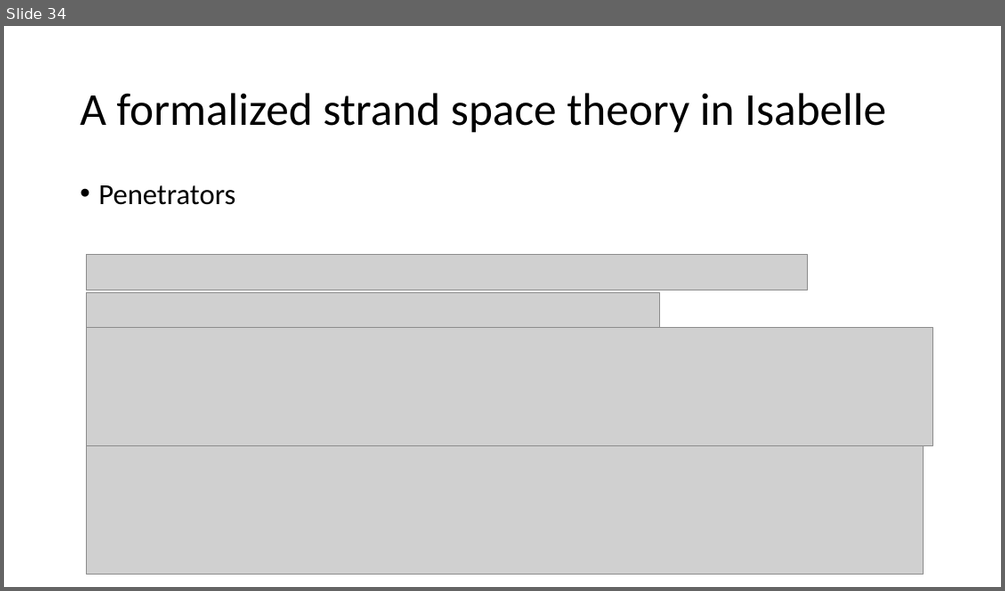
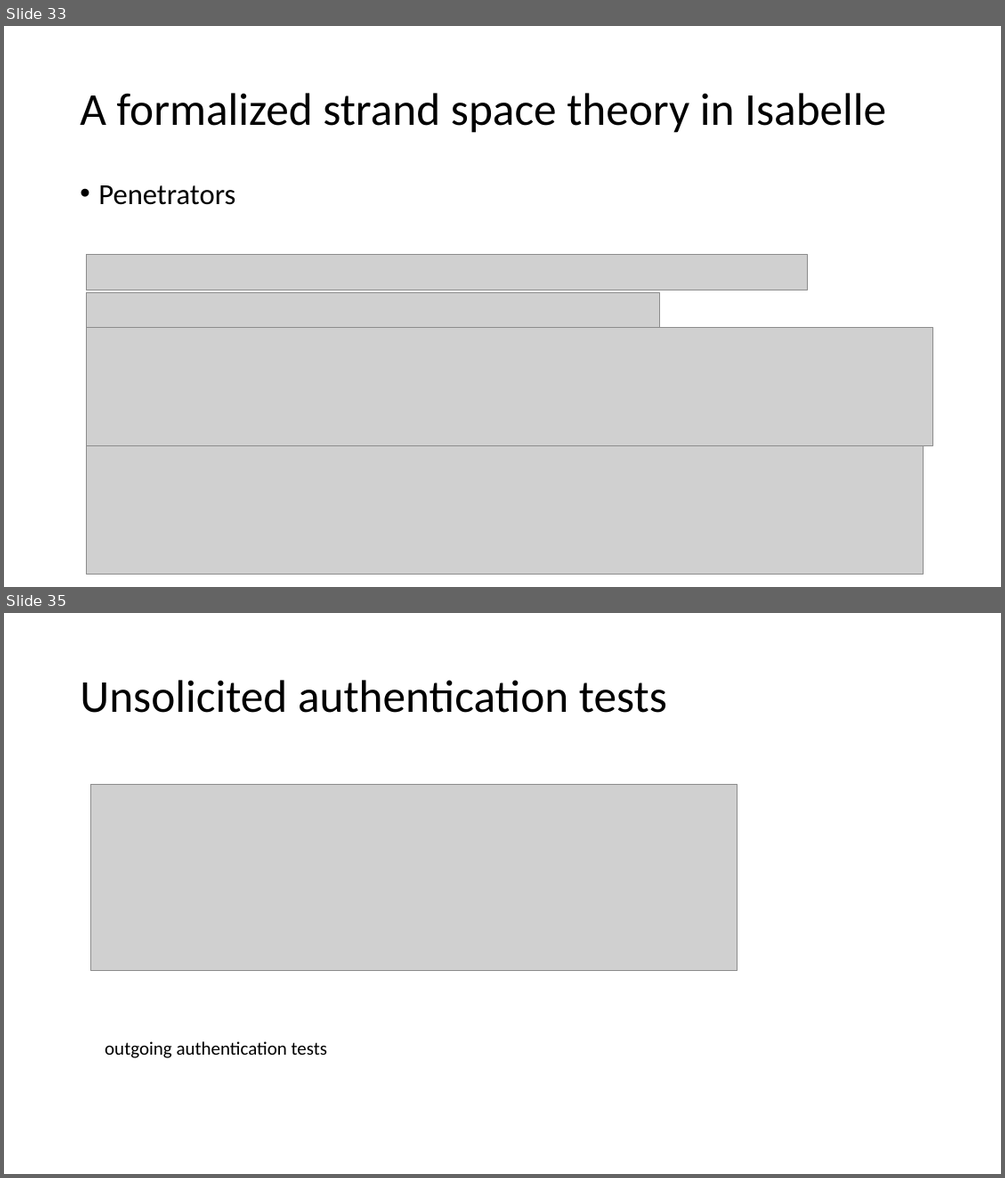
Before and after one commit to bacmive/paper_notes, a slide deck: notes7-strand space.pptx. Shown one above the other, each under a label of ours: slide 34 before the commit, slides 33 and 35 after it; the slides between them are not shown. The pictures are 1005x591 and 1005x1178 pixels, drawn with LibreOffice and Linux fonts; fonts in the diff are those of the drawing; grey boxes stand for pictures. Boxes give left, top, right and bottom in pixels: in the first picture for what was removed or moved away, otherwise in the second. Text is boxed around its words. In the diff, an @@ line names an element or a change of style, - is before the commit and + after.

```diff
--- a/notes7-strand space.pptx
+++ b/notes7-strand space.pptx
@@ slide 35 added at box(4, 613, 1001, 1174), background #FFFFFF @@
@@ title added at box(80, 680, 667, 713), 44 pt, text #000000 @@
+Unsolicited authentication tests
@@ picture added at box(90, 784, 737, 971) @@
@@ text added at box(105, 1041, 327, 1058), 18 pt, text #000000 @@
+outgoing authentication tests
@@ what was slide 34 is now slide 33 @@
```
Also in this commit, not shown: 2 slides changed, 9 other slides added, 2 slides removed, 1 other file.
